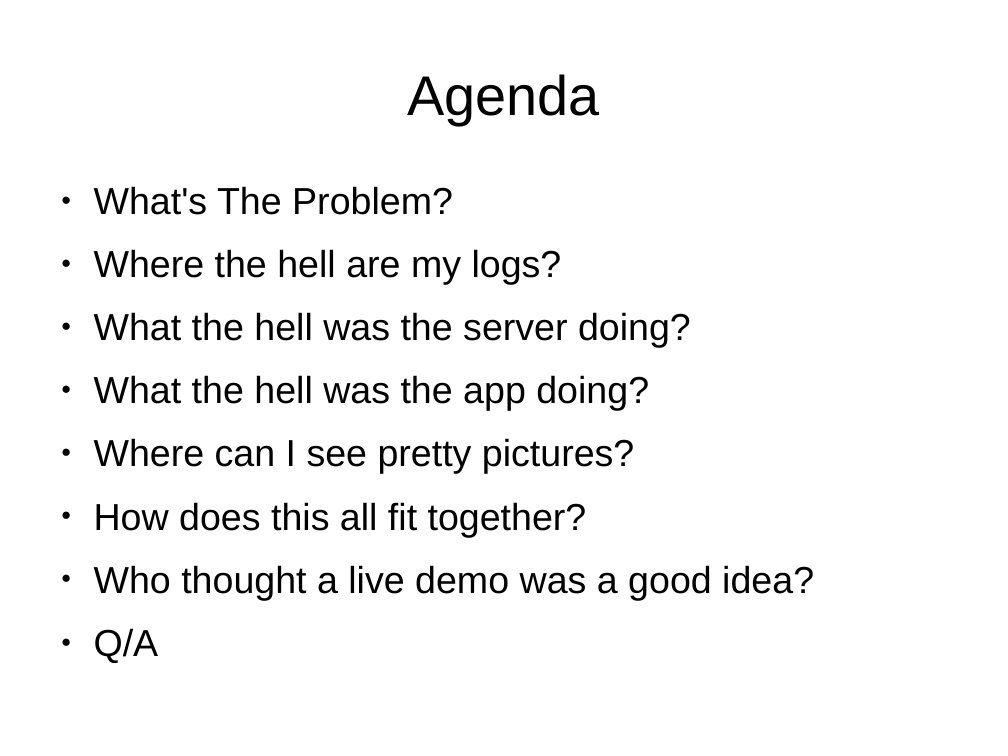
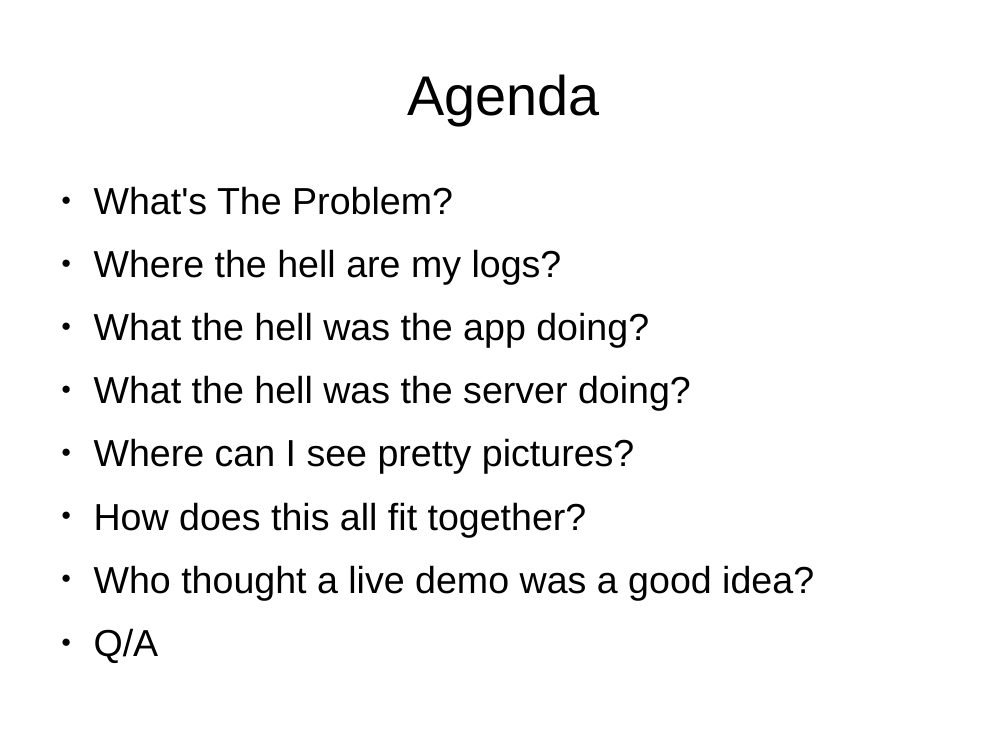
Before and after one commit to RobTaylor76/DevOpsNE-Visualisation-Talk, a slide deck: slide 4 of presentation.odp. Drawn at 1008x756 pixels with LibreOffice and Linux fonts; fonts in the diff are those of the drawing. Boxes give left, top, right and bottom in pixels: in the first picture for what was removed or moved away, otherwise in the second. Text is boxed around its words. In the diff, an @@ line names an element or a change of style, - is before the commit and + after.

```diff
--- a/presentation.odp
+++ b/presentation.odp
@@ text at (94,312,649,348): paragraph added @@
+● What the hell was the app doing?
@@ text at (94,375,649,411): paragraph removed @@
-● What the hell was the app doing?
```
Also in this commit, not shown: 5 other slides changed, 2 slides added, 1 slide removed.
